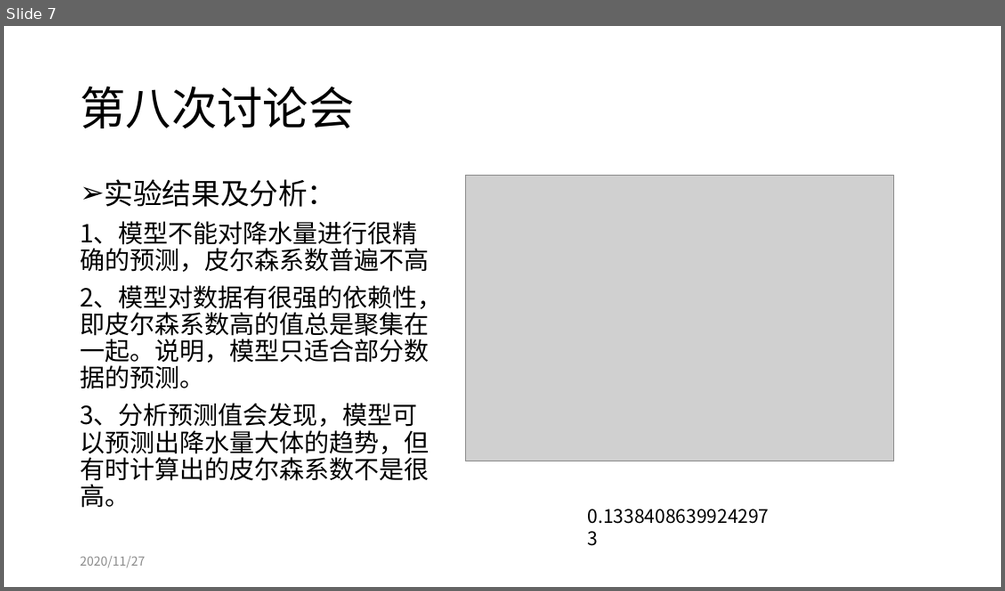
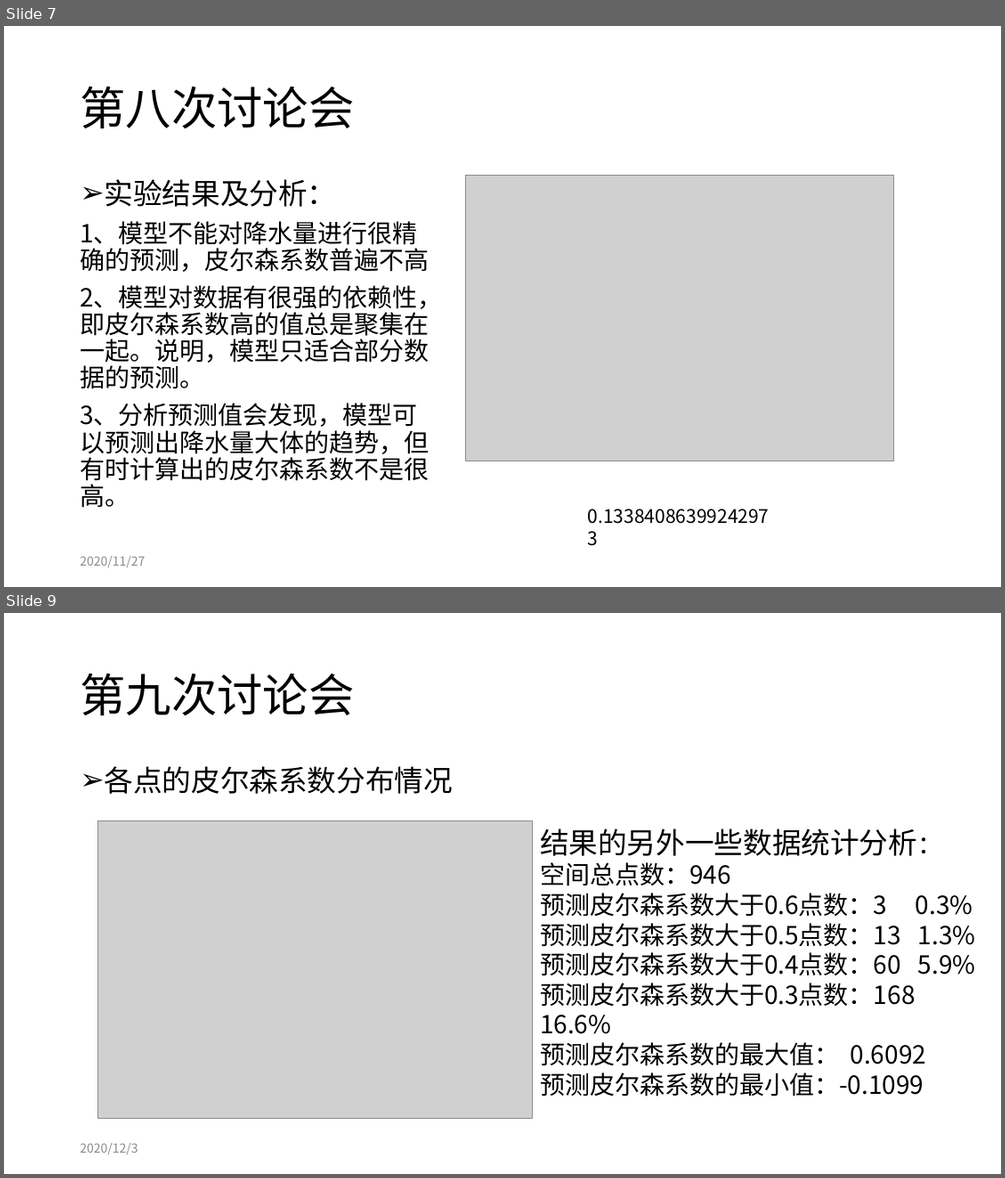
Before and after one commit to tureful/tureful.github.io, a slide deck: workshop_summary.pptx. Shown one above the other, each under a label of ours: slide 7 before the commit, slides 7 and 9 after it; the slides between them are not shown. The pictures are 1005x591 and 1005x1178 pixels, drawn with LibreOffice and Linux fonts; fonts in the diff are those of the drawing; grey boxes stand for pictures. Boxes give left, top, right and bottom in pixels: in the first picture for what was removed or moved away, otherwise in the second. Text is boxed around its words. In the diff, an @@ line names an element or a change of style, - is before the commit and + after.

```diff
--- a/workshop_summary.pptx
+++ b/workshop_summary.pptx
@@ slide 9 added at [4,613,1001,1174], background #FFFFFF @@
@@ title added at [80,673,354,715], 44 pt, text #000000 @@
+第九次讨论会
@@ text added at [105,766,453,794], 28 pt, text #000000 @@
+➢ 各点的皮尔森系数分布情况
@@ picture added at [98,821,533,1119] @@
@@ text added at [540,828,976,1096], 24 pt, text #000000 @@
+结果的另外一些数据统计分析：
+空间总点数：946
+预测皮尔森系数大于0.6点数：3 0.3%
+预测皮尔森系数大于0.5点数：13 1.3%
+预测皮尔森系数大于0.4点数：60 5.9%
+预测皮尔森系数大于0.3点数：168 16.6%
+预测皮尔森系数的最大值： 0.6092
+预测皮尔森系数的最小值：-0.1099
@@ text added at [80,1143,138,1154], 12 pt, text #8C8C8C @@
+2020/12/3
```
Also in this commit, not shown: 4 other slides added, 5 other files.
